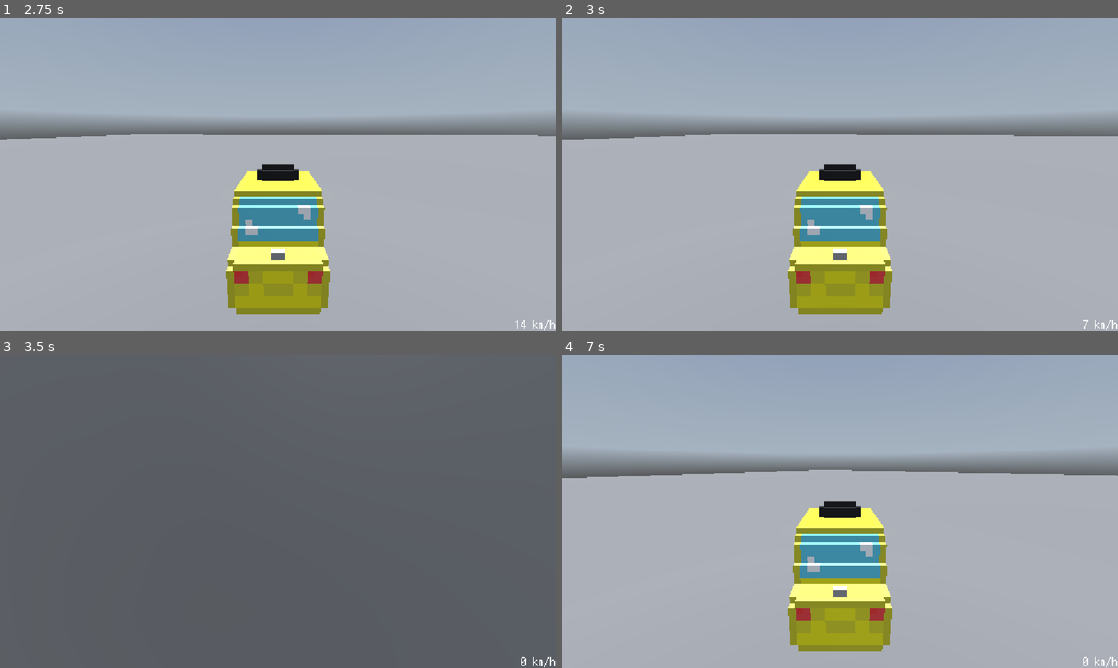
Above: before the commit, frames 1-4 (two rows, left to right).
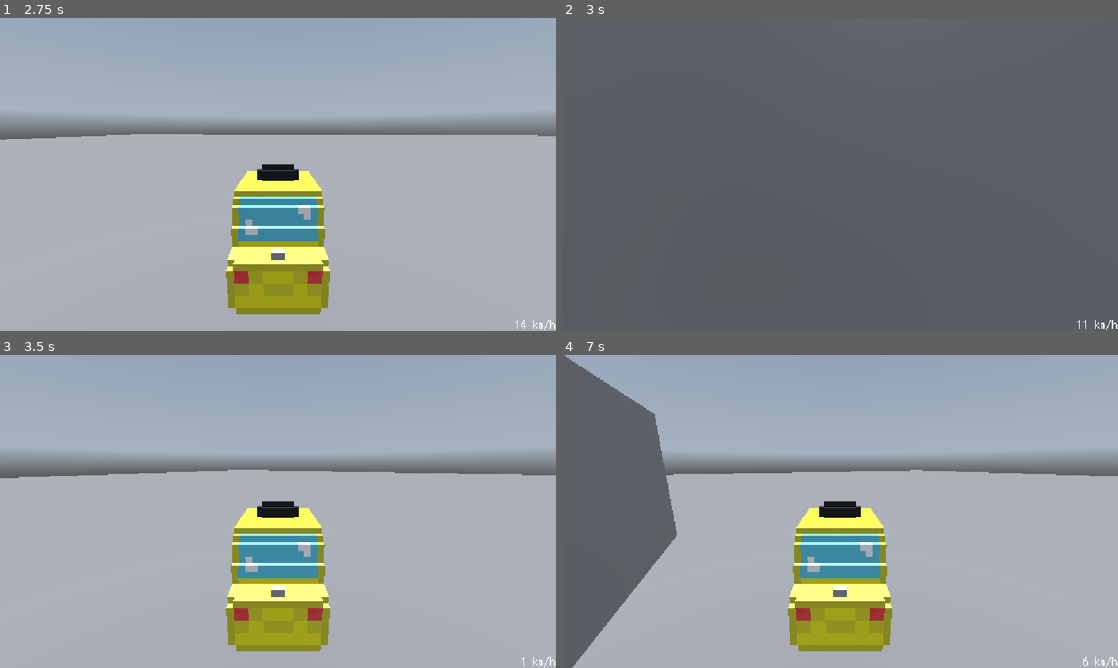
Above: after the commit, the same moments.

Repository: RafaeloxMC/super-taxi-sim
Game: Godot game, scene res://scenes/main_menu.tscn
Two runs of this game, one before a commit and one after it. Both use one fixed random seed, a clock stepped at 60 frames per second and the inputs below. A sky picture missing from this copy of the repository is replaced by a grey-blue gradient.
Inputs:
- Up to frame 1 (2.75 s): click "Play" at 0.5 s; tap Enter at 1.25 s; hold Right (ui_right) 1.28-2.03 s; tap Alt at 1.35 s; tap Space at 2 s; hold Down (ui_down) from 2.03 s (still down); tap Shift at 2.1 s
- Up to frame 2 (3 s): tap Enter at 2.75 s; release Down (ui_down) at 2.78 s; hold Right (ui_right) from 2.78 s (still down); tap Alt at 2.85 s
- Up to frame 3 (3.5 s): keep holding Right (ui_right)
- Up to frame 4 (7 s): release Right (ui_right) at 3.53 s; hold Up (ui_up) 3.53-4.28 s; tap Shift at 3.6, 5.1, 6.6 s; hold Left (ui_left) 4.28-5.78 s; tap Alt at 4.35, 5.85 s; tap Space at 5.75 s; hold Down (ui_down) 5.78-6.53 s; hold Right (ui_right) from 6.53 s (still down)

Frame 1 is identical in both runs. In frame 2, 98% of the frame differs, in the area x 0-100%, y 0-100%; in frame 3, 98%; in frame 4, 13%.

Commit message:
Modified taxi friction for better slow down

Diff:
--- a/scripts/taxi.gd
+++ b/scripts/taxi.gd
@@ -2,7 +2,7 @@
 
 @export var acceleration: float = 20.0
 @export var max_speed: float = 15.0
-@export var friction: float = 20.0
+@export var friction: float = 0.1
 @export var steer_speed: float = 8.0
 @export var steer_limit: float = 1.2
 @export var gravity: float = 20.0
